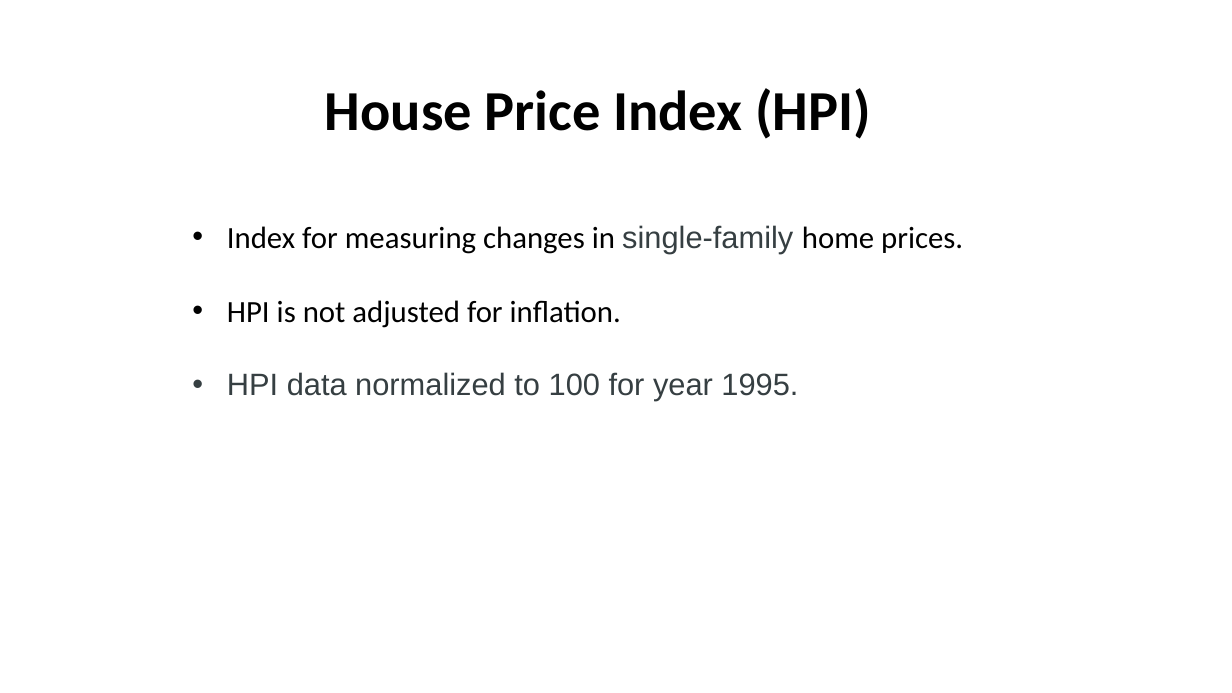
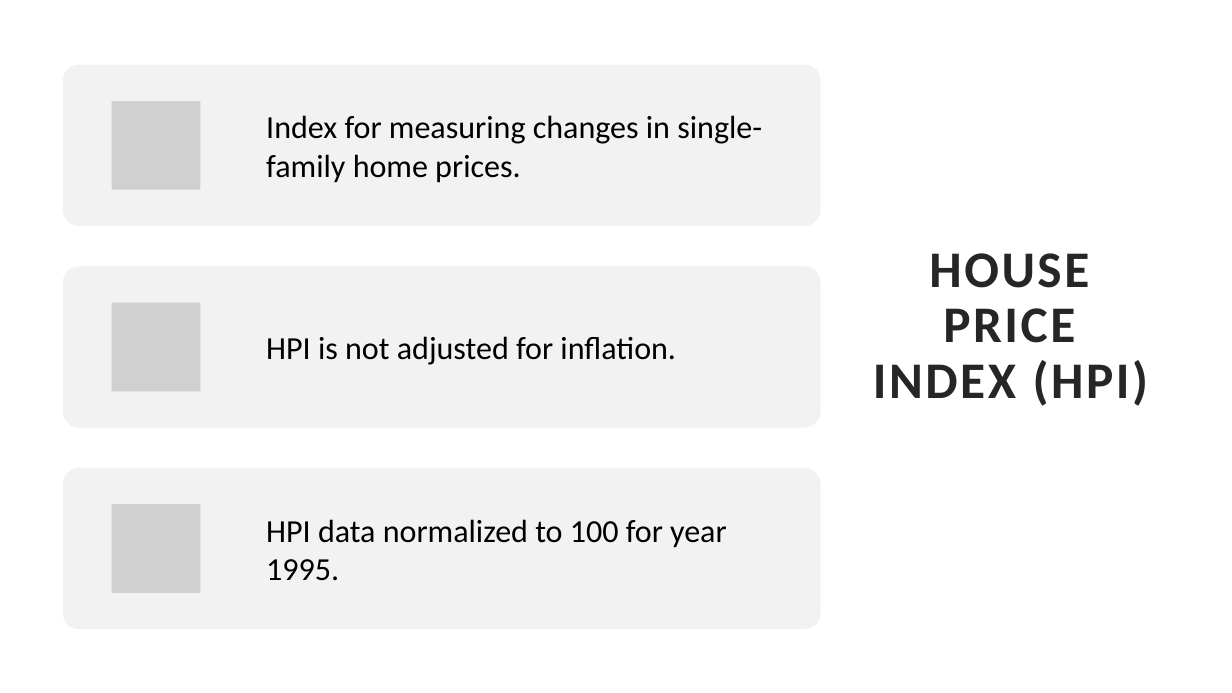
Before and after one commit to dxvo/DGJ_project, a slide deck: slide 2 of Final_Presentation.pptx. Drawn at 1232x693 pixels with LibreOffice and Linux fonts; fonts in the diff are those of the drawing; grey boxes stand for pictures. Boxes give left, top, right and bottom in pixels: in the first picture for what was removed or moved away, otherwise in the second. Text is boxed around its words. In the diff, an @@ line names an element or a change of style, - is before the commit and + after.

```diff
--- a/Final_Presentation.pptx
+++ b/Final_Presentation.pptx
@@ text at <box>227,225,963,254</box>: paragraph removed @@
-• Index for measuring changes in single-family home prices.
@@ text "HPI is not adjusted for ...": place and size @@
-text "HPI is not adjusted for ..." at <box>227,225,963,401</box>
+text "HPI is not adjusted for ..." at <box>266,336,676,365</box>
@@ text "HPI is not adjusted for ..." at <box>266,336,676,365</box>: size 24 to 25 pt; bullet • to none; more space between paragraphs; vertical alignment top to middle @@
@@ title at <box>873,253,1148,406</box>: text changed; size 44 to 40 pt; text colour #000000 to #262626 @@
-House Price Index (HPI)
+HOUSE PRICE INDEX (HPI)
@@ text at <box>227,372,798,401</box>: paragraph removed @@
-• HPI data normalized to 100 for year 1995.
@@ group added at <box>63,65,821,629</box>: 3 rounded rectangles, 3 pictures, 2 texts @@
+Index for measuring changes in single-family home prices.
+HPI data normalized to 100 for year 1995.
```
Also in this commit, not shown: 11 other slides changed, 6 slides added, 3 slides removed, 7 other files.
